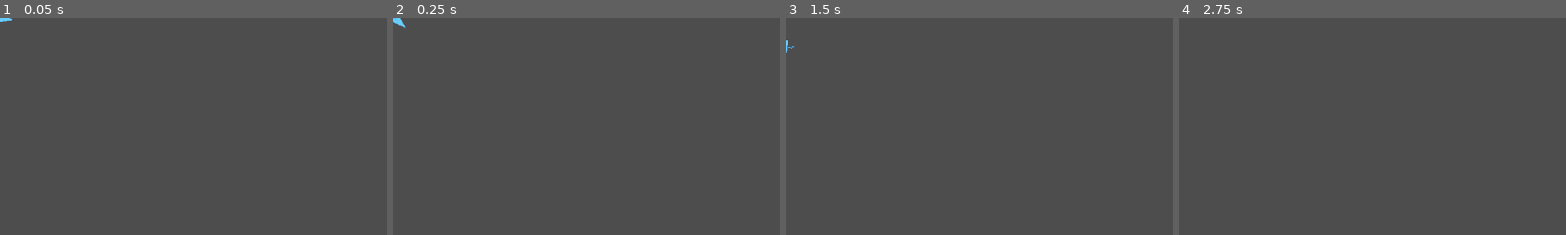
Above: before the commit, frames 1-4 (left to right).
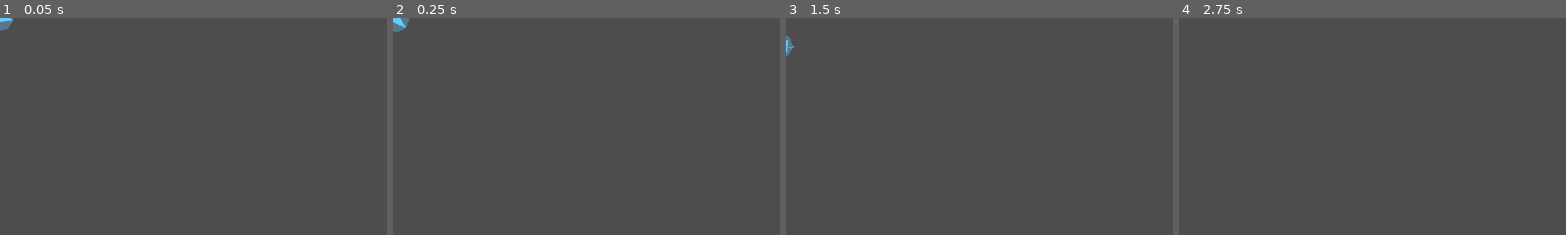
Above: after the commit, the same moments.

Repository: darthlemi/SpaceGame
Game: Godot game, scene res://scenes/ship/ship.tscn
Two runs of this game, one before a commit and one after it. Both use one fixed random seed, a clock stepped at 60 frames per second and the inputs below. This scene is started directly instead of the project's main scene.
Inputs (mouse positions are % of the whole screen's width and height, from its top left):
- Up to frame 1 (0.05 s): no input
- Up to frame 2 (0.25 s): no input
- Up to frame 3 (1.5 s): tap Enter at 0.5 s; move the mouse to (72, 45) at 0.52 s; hold 4 (formation_box) 0.53-1.25 s; click (72, 45) at 0.67 s; tap Space at 0.77, 1.25 s; drag from (30, 55) to (45, 70) at 1.27 s
- Up to frame 4 (2.75 s): tap Enter at 2 s; move the mouse to (60, 28) at 2.02 s; hold 2 (formation_line) from 2.03 s (still down); click (60, 28) at 2.17 s
The pictures show only the part of the screen within x 0-50%, y 0-50%; the shares and areas given below are measured in that part.

The runs differ from the first frame. In frame 1, 0.1% of the frame differs, in the area x 0-4%, y 0-6%; in frame 2, 0.1%, in the area x 0-5%, y 0-7%; in frame 3, less than 0.1%; in frame 4, nothing differs.

Commit message:
Give ship scenes distinct engine/weapon-mount hitboxes and a shield glow visual

Diff:
--- a/scenes/ship/ship.tscn
+++ b/scenes/ship/ship.tscn
@@ -30,10 +30,18 @@
 
 [node name="Engine" type="Node2D" parent="."]
 script = ExtResource("4")
+hitbox_radius = 6.0
+position = Vector2(-8, 0)
 
 [node name="WeaponMount" type="Node2D" parent="."]
 script = ExtResource("5")
 weapon = ExtResource("6")
+hitbox_radius = 6.0
+position = Vector2(10, 0)
+
+[node name="ShieldGlow" type="Polygon2D" parent="."]
+polygon = PackedVector2Array(20, 0, 14.1, 14.1, 0, 20, -14.1, 14.1, -20, 0, -14.1, -14.1, 0, -20, 14.1, -14.1)
+color = Color(0.4, 0.8, 1, 0.35)
 
 [node name="VFX" type="Node2D" parent="."]
 script = ExtResource("7")
--- a/scenes/ship/ship_capital.tscn
+++ b/scenes/ship/ship_capital.tscn
@@ -15,6 +15,7 @@
 [node name="Ship" type="CharacterBody2D"]
 script = ExtResource("1")
 ship_type = 2
+hit_radius = 34.0
 
 [node name="CollisionShape2D" type="CollisionShape2D" parent="."]
 shape = SubResource("1")
@@ -36,21 +37,30 @@
 max_speed = 90.0
 turn_rate = 1.0
 acceleration = 60.0
+hitbox_radius = 10.0
+position = Vector2(-20, 0)
 
 [node name="WeaponMount" type="Node2D" parent="."]
 script = ExtResource("5")
 position = Vector2(24, 0)
 weapon = ExtResource("6")
+hitbox_radius = 9.0
 
 [node name="WeaponMount2" type="Node2D" parent="."]
 script = ExtResource("5")
 position = Vector2(10, -14)
 weapon = ExtResource("6")
+hitbox_radius = 9.0
 
 [node name="WeaponMount3" type="Node2D" parent="."]
 script = ExtResource("5")
 position = Vector2(10, 14)
 weapon = ExtResource("6")
+hitbox_radius = 9.0
+
+[node name="ShieldGlow" type="Polygon2D" parent="."]
+polygon = PackedVector2Array(42, 0, 29.7, 29.7, 0, 42, -29.7, 29.7, -42, 0, -29.7, -29.7, 0, -42, 29.7, -29.7)
+color = Color(0.4, 0.8, 1, 0.35)
 
 [node name="VFX" type="Node2D" parent="."]
 script = ExtResource("7")
--- a/scenes/ship/ship_corvette.tscn
+++ b/scenes/ship/ship_corvette.tscn
@@ -15,6 +15,7 @@
 [node name="Ship" type="CharacterBody2D"]
 script = ExtResource("1")
 ship_type = 0
+hit_radius = 12.0
 
 [node name="CollisionShape2D" type="CollisionShape2D" parent="."]
 shape = SubResource("1")
@@ -36,10 +37,18 @@
 max_speed = 280.0
 turn_rate = 5.0
 acceleration = 220.0
+hitbox_radius = 5.0
+position = Vector2(-6, 0)
 
 [node name="WeaponMount" type="Node2D" parent="."]
 script = ExtResource("5")
 weapon = ExtResource("6")
+hitbox_radius = 5.0
+position = Vector2(8, 0)
+
+[node name="ShieldGlow" type="Polygon2D" parent="."]
+polygon = PackedVector2Array(16, 0, 11.3, 11.3, 0, 16, -11.3, 11.3, -16, 0, -11.3, -11.3, 0, -16, 11.3, -11.3)
+color = Color(0.4, 0.8, 1, 0.35)
 
 [node name="VFX" type="Node2D" parent="."]
 script = ExtResource("7")
--- a/scenes/ship/ship_freighter.tscn
+++ b/scenes/ship/ship_freighter.tscn
@@ -13,6 +13,7 @@
 [node name="Ship" type="CharacterBody2D"]
 script = ExtResource("1")
 ship_type = 1
+hit_radius = 22.0
 
 [node name="CollisionShape2D" type="CollisionShape2D" parent="."]
 shape = SubResource("1")
@@ -34,6 +35,12 @@
 max_speed = 110.0
 turn_rate = 1.5
 acceleration = 80.0
+hitbox_radius = 8.0
+position = Vector2(-12, 0)
+
+[node name="ShieldGlow" type="Polygon2D" parent="."]
+polygon = PackedVector2Array(28, 0, 19.8, 19.8, 0, 28, -19.8, 19.8, -28, 0, -19.8, -19.8, 0, -28, 19.8, -19.8)
+color = Color(0.4, 0.8, 1, 0.35)
 
 [node name="VFX" type="Node2D" parent="."]
 script = ExtResource("5")
--- a/tests/test_ship.gd
+++ b/tests/test_ship.gd
@@ -71,6 +71,15 @@
 	if not (ship.get_child_count() >= 1):
 		failures.append("ship.tscn: root has no children")
 
+	if not is_equal_approx(ship.hit_radius, 16.0):
+		failures.append("ship.tscn: expected hit_radius 16.0, got %s" % ship.hit_radius)
+	for child in ship.get_children():
+		if child is WeaponMount and child.hitbox_radius <= 0.0:
+			failures.append("ship.tscn: expected the WeaponMount to have a positive hitbox_radius")
+	var generic_engine := ship.get_node_or_null("Engine")
+	if generic_engine != null and generic_engine.hitbox_radius <= 0.0:
+		failures.append("ship.tscn: expected the Engine to have a positive hitbox_radius")
+
 	ship.free()
 
 static func _check_ship_logic(failures: Array[String]) -> void:
--- a/tests/test_ship_type_scenes.gd
+++ b/tests/test_ship_type_scenes.gd
@@ -43,6 +43,26 @@
 	if capital.weapon_mounts.size() != 3:
 		failures.append("ship_capital.tscn: expected exactly 3 WeaponMounts, got %d" % capital.weapon_mounts.size())
 
+	if not is_equal_approx(corvette.hit_radius, 12.0):
+		failures.append("ship_corvette.tscn: expected hit_radius 12.0, got %s" % corvette.hit_radius)
+	if corvette.weapon_mounts.size() == 1 and corvette.weapon_mounts[0].hitbox_radius <= 0.0:
+		failures.append("ship_corvette.tscn: expected the WeaponMount to have a positive hitbox_radius")
+	if corvette.engine.hitbox_radius <= 0.0:
+		failures.append("ship_corvette.tscn: expected the Engine to have a positive hitbox_radius")
+
+	if not is_equal_approx(freighter.hit_radius, 22.0):
+		failures.append("ship_freighter.tscn: expected hit_radius 22.0, got %s" % freighter.hit_radius)
+	if freighter.engine.hitbox_radius <= 0.0:
+		failures.append("ship_freighter.tscn: expected the Engine to have a positive hitbox_radius")
+
+	if not is_equal_approx(capital.hit_radius, 34.0):
+		failures.append("ship_capital.tscn: expected hit_radius 34.0, got %s" % capital.hit_radius)
+	for mount in capital.weapon_mounts:
+		if mount.hitbox_radius <= 0.0:
+			failures.append("ship_capital.tscn: expected every capital WeaponMount to have a positive hitbox_radius")
+	if capital.engine.hitbox_radius <= 0.0:
+		failures.append("ship_capital.tscn: expected the Engine to have a positive hitbox_radius")
+
 	for ship in [corvette, freighter, capital]:
 		if is_instance_valid(ship) and not ship.is_queued_for_deletion():
 			ship.queue_free()
